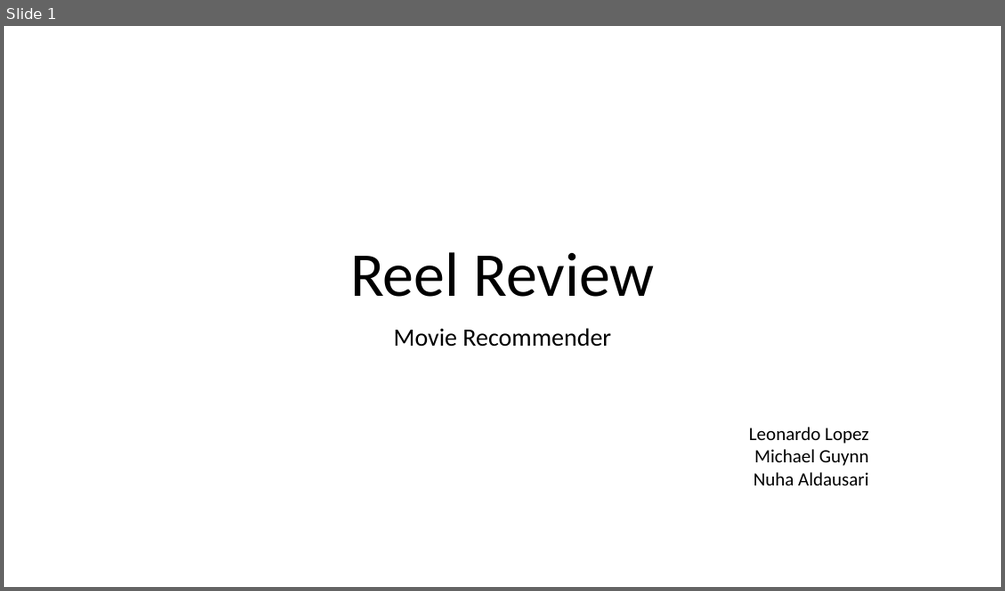
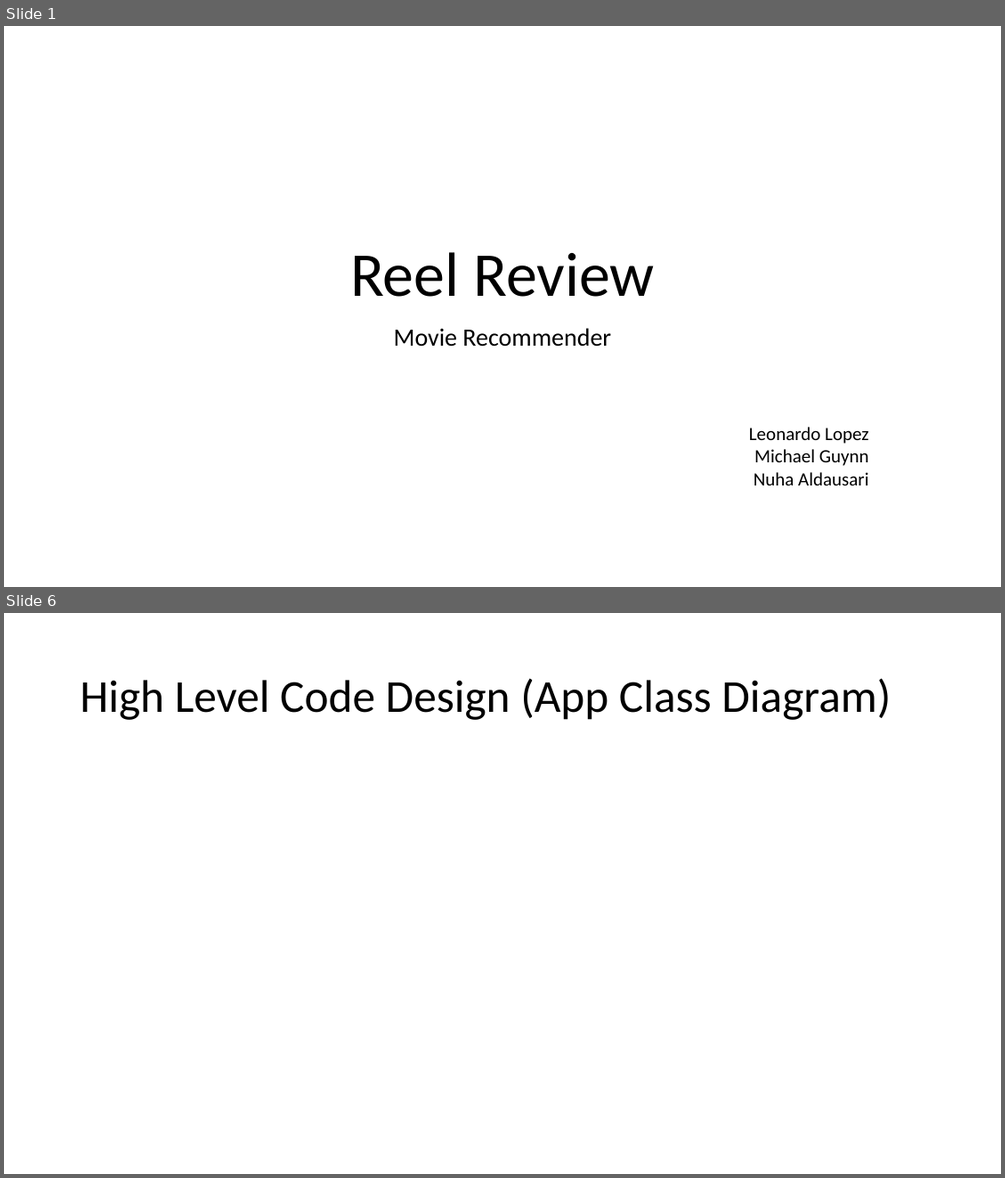
Before and after one commit to itsshortforleo/MovieRecommenderSystem, a slide deck: Powerpoint/CSC204 Reel Review Powerpoint Presentation.pptx. Shown one above the other, each under a label of ours: slide 1 before the commit, slides 1 and 6 after it; the slides between them are not shown. The pictures are 1005x591 and 1005x1178 pixels, drawn with LibreOffice and Linux fonts; fonts in the diff are those of the drawing. Boxes give left, top, right and bottom in pixels: in the first picture for what was removed or moved away, otherwise in the second. Text is boxed around its words. In the diff, an @@ line names an element or a change of style, - is before the commit and + after.

```diff
--- a/Powerpoint/CSC204 Reel Review Powerpoint Presentation.pptx
+++ b/Powerpoint/CSC204 Reel Review Powerpoint Presentation.pptx
@@ slide 6 added at (4, 613, 1001, 1174), background #FFFFFF @@
@@ title added at (80, 678, 890, 720), 44 pt, text #000000 @@
+High Level Code Design (App Class Diagram)
```
Also in this commit, not shown: 3 slides changed, 2 other slides added, 1 other file.
